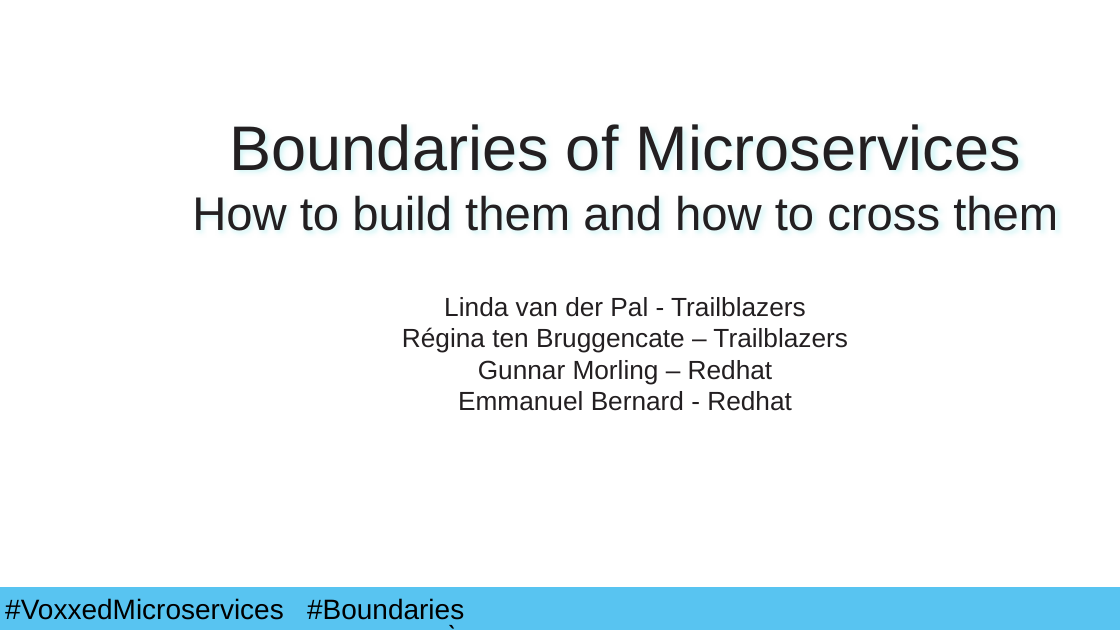
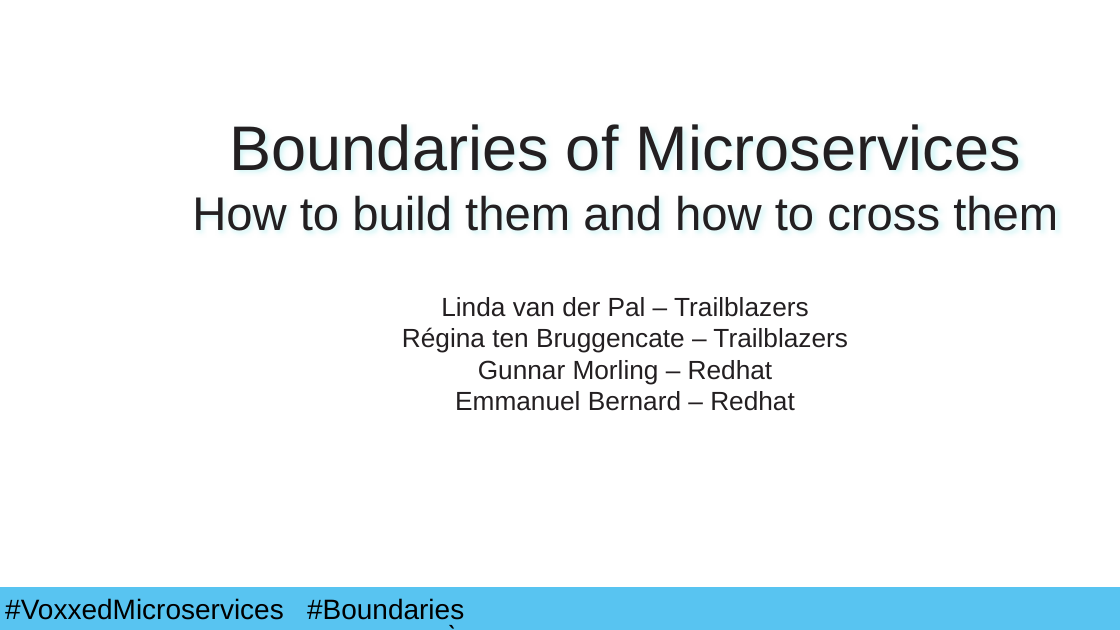
Before and after one commit to lvdpal/voxxed, a slide deck: slide 1 of Presentation.pptx. Drawn at 1120x630 pixels with LibreOffice and Linux fonts; fonts in the diff are those of the drawing; background and template pictures are left out. Boxes give left, top, right and bottom in pixels: in the first picture for what was removed or moved away, otherwise in the second. Text is boxed around its words. In the diff, an @@ line names an element or a change of style, - is before the commit and + after.

```diff
--- a/Presentation.pptx
+++ b/Presentation.pptx
@@ text at bbox=[441, 297, 809, 317]: text changed @@
-Linda van der Pal - Trailblazers
+Linda van der Pal – Trailblazers
@@ text at bbox=[455, 391, 795, 411]: text changed @@
-Emmanuel Bernard - Redhat
+Emmanuel Bernard – Redhat
```
